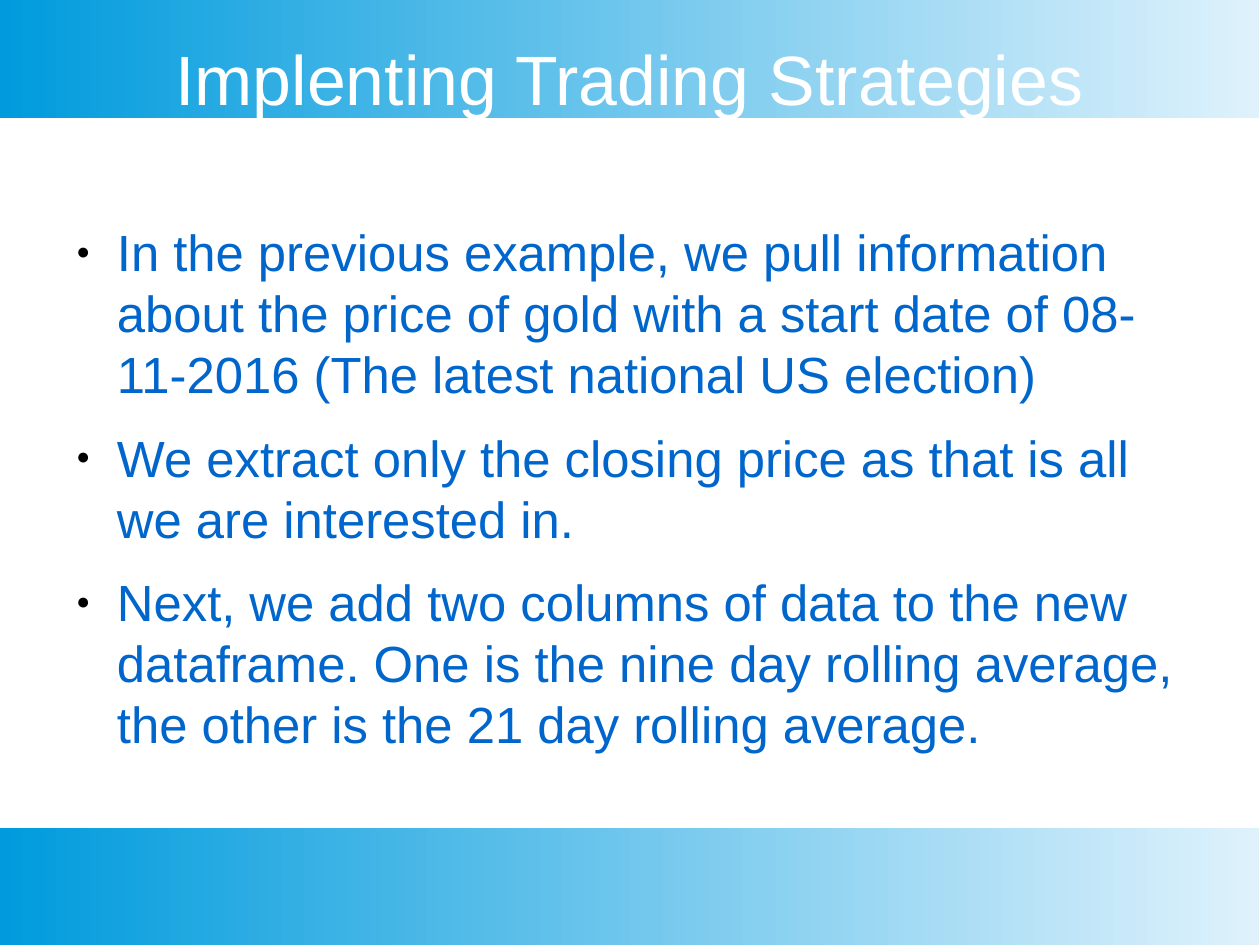
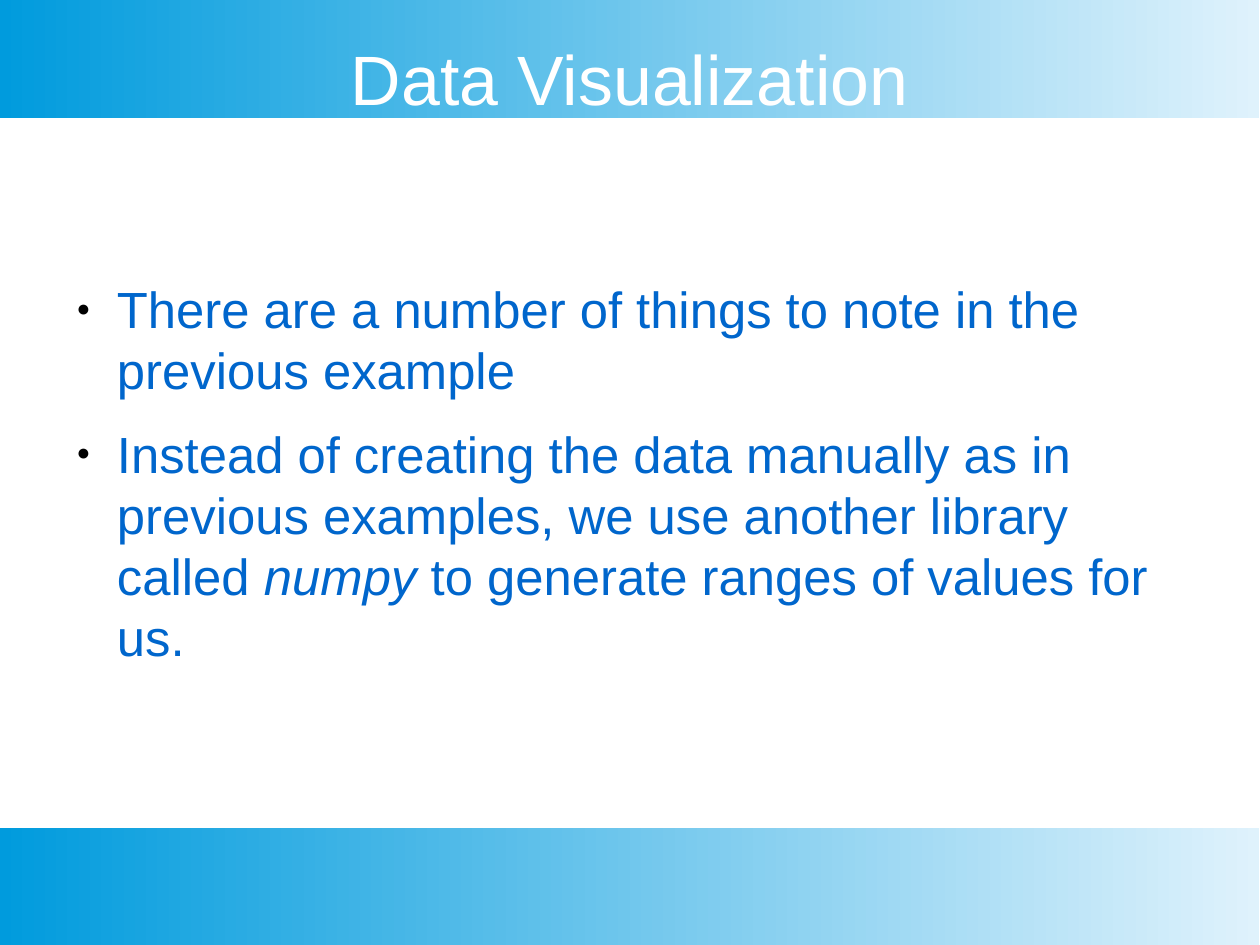
Before and after one commit to chankeypathak/CitiDataScience, a slide deck: slide 13 of marketanalyst/docs/Module 4.pptx (slide 8 before the commit). Drawn at 1260x945 pixels with LibreOffice and Linux fonts; fonts in the diff are those of the drawing. Boxes give left, top, right and bottom in pixels: in the first picture for what was removed or moved away, otherwise in the second. Text is boxed around its words. In the diff, an @@ line names an element or a change of style, - is before the commit and + after.

```diff
--- a/marketanalyst/docs/Module 4.pptx
+++ b/marketanalyst/docs/Module 4.pptx
@@ text at [351, 49, 909, 118]: text changed @@
-Implenting Trading Strategies
+Data Visualization
@@ text at [117, 291, 1147, 657]: text changed @@
-● In the previous example, we pull information about the price of gold with a start date of 08-11-2016 (The latest national US election)
-● We extract only the closing price as that is all we are interested in.
-● Next, we add two columns of data to the new dataframe. One is the nine day rolling average, the other is the 21 day rolling average.
+● There are a number of things to note in the previous example
+● Instead of creating the data manually as in previous examples, we use another library called numpy to generate ranges of values for us.
```
Also in this commit, not shown: 6 other slides changed, 19 slides added, 17 slides removed, 31 other files.
